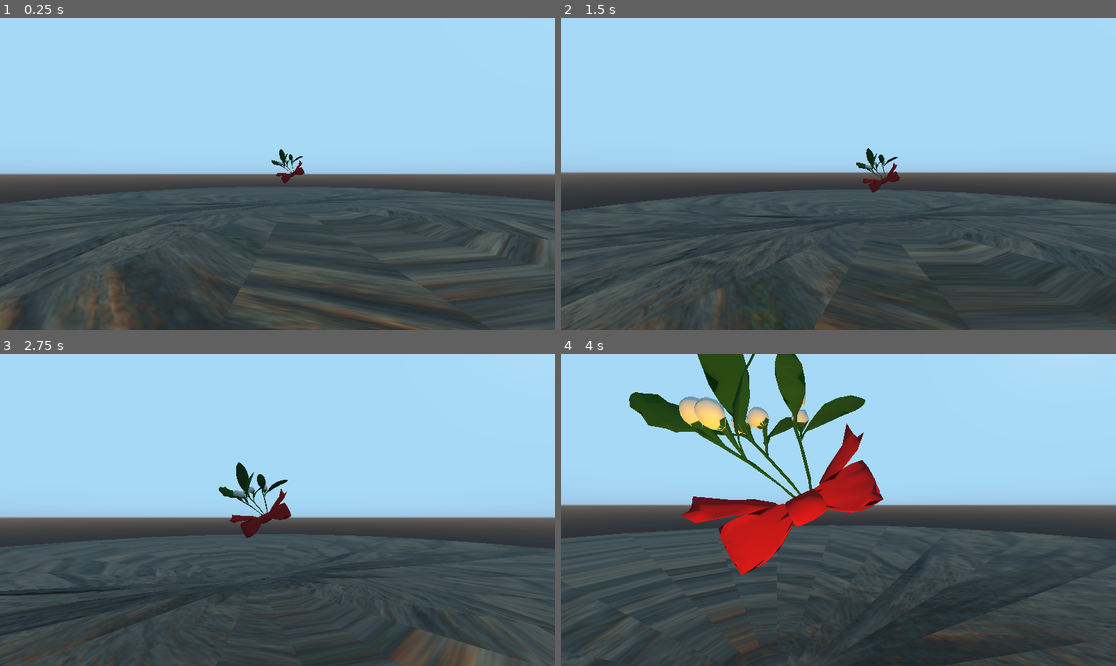
Above: before the commit, frames 1-4 (two rows, left to right).
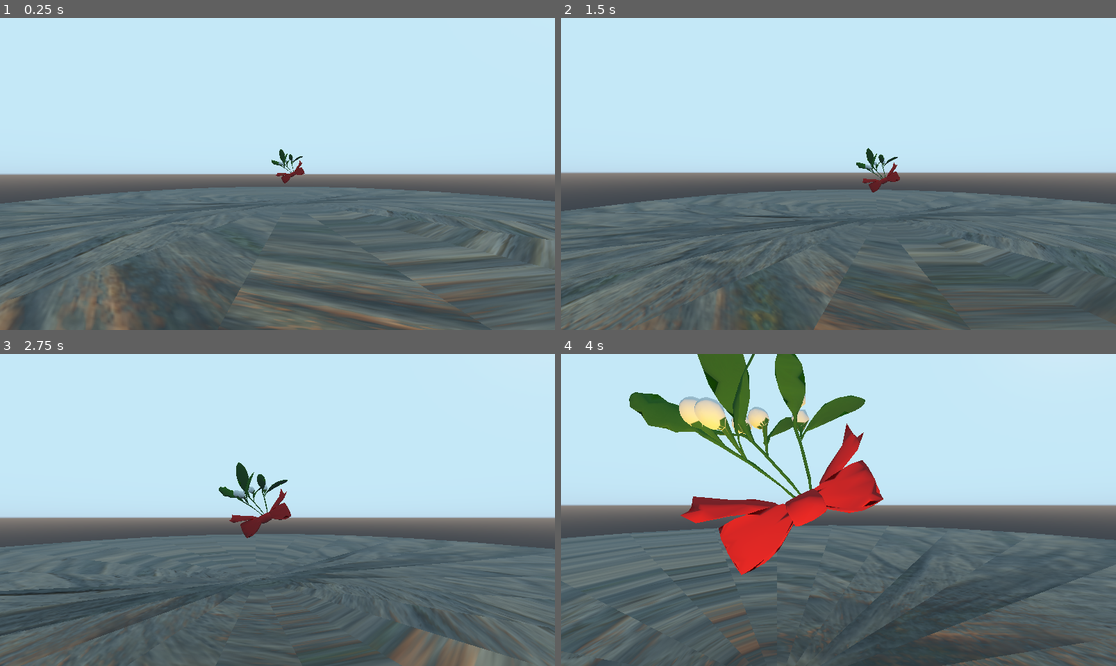
Above: after the commit, the same moments.

Repository: Keiron-Beadle/3TG_Nov_2022
Game: Godot game, scene res://FirstLevel.tscn
The game is run twice, just before and just after one commit, with the same random seed, the same clock (stepped at 60 frames per second) and the same inputs.
Inputs (mouse positions are in pixels of both pictures, inside the frame that each line leads up to):
- Up to frame 1 (0.25 s): no input
- Up to frame 2 (1.5 s): tap Enter at 0.5 s; move the mouse to (866, 174) at 0.52 s; hold W (forward) from 0.53 s (still down); click (866, 174) at 0.67 s; tap Space (jump) at 0.77 s; move the mouse to (810, 174) at 1.27 s
- Up to frame 3 (2.75 s): keep holding W (forward); tap Space (jump) at 1.52 s; move the mouse to (288, 503) at 2.02 s
- Up to frame 4 (4 s): keep holding W (forward); move the mouse to (832, 516) at 2.77 s; click (832, 516) at 2.92 s; tap Space (jump) at 3.02, 3.77 s; move the mouse to (877, 513) at 3.52 s

The runs differ from the first frame. In frame 1, 94% of the frame differs, in the area x 0-100%, y 0-100%; in frame 2, 92%; in frame 3, 94%; in frame 4, 87%.

Commit message:
Looks better but fps is a little low

Diff:
--- a/Game/FirstLevel.tscn
+++ b/Game/FirstLevel.tscn
@@ -272,6 +272,24 @@
 transform = Transform( 1, 0, 0, 0, -4.37114e-08, -1, 0, 1, -4.37114e-08, 0, 0, 0 )
 shape = SubResource( 14 )
 
+[node name="OmniLight" type="OmniLight" parent="World/Angels/Wave1/Angel1"]
+transform = Transform( 2, 0, 0, 0, 2, 0, 0, 0, 2, 0.674483, 2.23663, -0.941229 )
+layers = 2
+light_color = Color( 0.835294, 0, 0, 1 )
+light_energy = 13.105
+light_indirect_energy = 0.0
+light_specular = 0.0
+omni_attenuation = 66.2569
+
+[node name="OmniLight2" type="OmniLight" parent="World/Angels/Wave1/Angel1"]
+transform = Transform( 2, 0, 0, 0, 2, 0, 0, 0, 2, -0.720651, 2.23663, -0.941229 )
+layers = 2
+light_color = Color( 0.835294, 0, 0, 1 )
+light_energy = 13.105
+light_indirect_energy = 0.0
+light_specular = 0.0
+omni_attenuation = 66.2569
+
 [node name="Angel2" type="KinematicBody" parent="World/Angels/Wave1"]
 transform = Transform( 1, 0, 0, 0, 1, 0, 0, 0, 1, -13.2877, 61.7384, -22.6738 )
 collision_layer = 8
@@ -285,6 +303,24 @@
 transform = Transform( 1, 0, 0, 0, -4.37114e-08, -1, 0, 1, -4.37114e-08, 0, 0, 0 )
 shape = SubResource( 14 )
 
+[node name="OmniLight" type="OmniLight" parent="World/Angels/Wave1/Angel2"]
+transform = Transform( 2, 0, 0, 0, 2, 0, 0, 0, 2, 0.674483, 2.23663, -0.941229 )
+layers = 2
+light_color = Color( 0.835294, 0, 0, 1 )
+light_energy = 13.105
+light_indirect_energy = 0.0
+light_specular = 0.0
+omni_attenuation = 66.2569
+
+[node name="OmniLight2" type="OmniLight" parent="World/Angels/Wave1/Angel2"]
+transform = Transform( 2, 0, 0, 0, 2, 0, 0, 0, 2, -0.720651, 2.23663, -0.941229 )
+layers = 2
+light_color = Color( 0.835294, 0, 0, 1 )
+light_energy = 13.105
+light_indirect_energy = 0.0
+light_specular = 0.0
+omni_attenuation = 66.2569
+
 [node name="Angel3" type="KinematicBody" parent="World/Angels/Wave1"]
 transform = Transform( 1, 0, 0, 0, 1, 0, 0, 0, 1, -22.7699, 60.3645, 8.96578 )
 collision_layer = 8
@@ -298,6 +334,24 @@
 transform = Transform( 1, 0, 0, 0, -4.37114e-08, -1, 0, 1, -4.37114e-08, 0, 0, 0 )
 shape = SubResource( 14 )
 
+[node name="OmniLight" type="OmniLight" parent="World/Angels/Wave1/Angel3"]
+transform = Transform( 2, 0, 0, 0, 2, 0, 0, 0, 2, 0.674483, 2.23663, -0.941229 )
+layers = 2
+light_color = Color( 0.835294, 0, 0, 1 )
+light_energy = 13.105
+light_indirect_energy = 0.0
+light_specular = 0.0
+omni_attenuation = 66.2569
+
+[node name="OmniLight2" type="OmniLight" parent="World/Angels/Wave1/Angel3"]
+transform = Transform( 2, 0, 0, 0, 2, 0, 0, 0, 2, -0.720651, 2.23663, -0.941229 )
+layers = 2
+light_color = Color( 0.835294, 0, 0, 1 )
+light_energy = 13.105
+light_indirect_energy = 0.0
+light_specular = 0.0
+omni_attenuation = 66.2569
+
 [node name="Angel4" type="KinematicBody" parent="World/Angels/Wave1"]
 transform = Transform( 1, 0, 0, 0, 1, 0, 0, 0, 1, -21.7908, 54.9263, -9.25867 )
 collision_layer = 8
@@ -311,6 +365,24 @@
 transform = Transform( 1, 0, 0, 0, -4.37114e-08, -1, 0, 1, -4.37114e-08, 0, 0, 0 )
 shape = SubResource( 14 )
 
+[node name="OmniLight" type="OmniLight" parent="World/Angels/Wave1/Angel4"]
+transform = Transform( 2, 0, 0, 0, 2, 0, 0, 0, 2, 0.674483, 2.23663, -0.941229 )
+layers = 2
+light_color = Color( 0.835294, 0, 0, 1 )
+light_energy = 13.105
+light_indirect_energy = 0.0
+light_specular = 0.0
+omni_attenuation = 66.2569
+
+[node name="OmniLight2" type="OmniLight" parent="World/Angels/Wave1/Angel4"]
+transform = Transform( 2, 0, 0, 0, 2, 0, 0, 0, 2, -0.720651, 2.23663, -0.941229 )
+layers = 2
+light_color = Color( 0.835294, 0, 0, 1 )
+light_energy = 13.105
+light_indirect_energy = 0.0
+light_specular = 0.0
+omni_attenuation = 66.2569
+
 [node name="Angel5" type="KinematicBody" parent="World/Angels/Wave1"]
 transform = Transform( 1, 0, 0, 0, 1, 0, 0, 0, 1, -14.1005, 53.0567, 18.6225 )
 collision_layer = 8
@@ -324,6 +396,24 @@
 transform = Transform( 1, 0, 0, 0, -4.37114e-08, -1, 0, 1, -4.37114e-08, 0, 0, 0 )
 shape = SubResource( 14 )
 
+[node name="OmniLight" type="OmniLight" parent="World/Angels/Wave1/Angel5"]
+transform = Transform( 2, 0, 0, 0, 2, 0, 0, 0, 2, 0.674483, 2.23663, -0.941229 )
+layers = 2
+light_color = Color( 0.835294, 0, 0, 1 )
+light_energy = 13.105
+light_indirect_energy = 0.0
+light_specular = 0.0
+omni_attenuation = 66.2569
+
+[node name="OmniLight2" type="OmniLight" parent="World/Angels/Wave1/Angel5"]
+transform = Transform( 2, 0, 0, 0, 2, 0, 0, 0, 2, -0.720651, 2.23663, -0.941229 )
+layers = 2
+light_color = Color( 0.835294, 0, 0, 1 )
+light_energy = 13.105
+light_indirect_energy = 0.0
+light_specular = 0.0
+omni_attenuation = 66.2569
+
 [node name="Angel6" type="KinematicBody" parent="World/Angels/Wave1"]
 transform = Transform( 1, 0, 0, 0, 1, 0, 0, 0, 1, -3.21708, 53.0567, -26.3107 )
 collision_layer = 8
@@ -337,6 +427,24 @@
 transform = Transform( 1, 0, 0, 0, -4.37114e-08, -1, 0, 1, -4.37114e-08, 0, 0, 0 )
 shape = SubResource( 14 )
 
+[node name="OmniLight" type="OmniLight" parent="World/Angels/Wave1/Angel6"]
+transform = Transform( 2, 0, 0, 0, 2, 0, 0, 0, 2, 0.674483, 2.23663, -0.941229 )
+layers = 2
+light_color = Color( 0.835294, 0, 0, 1 )
+light_energy = 13.105
+light_indirect_energy = 0.0
+light_specular = 0.0
+omni_attenuation = 66.2569
+
+[node name="OmniLight2" type="OmniLight" parent="World/Angels/Wave1/Angel6"]
+transform = Transform( 2, 0, 0, 0, 2, 0, 0, 0, 2, -0.720651, 2.23663, -0.941229 )
+layers = 2
+light_color = Color( 0.835294, 0, 0, 1 )
+light_energy = 13.105
+light_indirect_energy = 0.0
+light_specular = 0.0
+omni_attenuation = 66.2569
+
 [node name="Angel7" type="KinematicBody" parent="World/Angels/Wave1"]
 transform = Transform( 1, 0, 0, 0, 1, 0, 0, 0, 1, 24.7728, 36.1298, -9.10983 )
 collision_layer = 8
@@ -350,6 +458,24 @@
 transform = Transform( 1, 0, 0, 0, -4.37114e-08, -1, 0, 1, -4.37114e-08, 0, 0, 0 )
 shape = SubResource( 14 )
 
+[node name="OmniLight" type="OmniLight" parent="World/Angels/Wave1/Angel7"]
+transform = Transform( 2, 0, 0, 0, 2, 0, 0, 0, 2, 0.674483, 2.23663, -0.941229 )
+layers = 2
+light_color = Color( 0.835294, 0, 0, 1 )
+light_energy = 13.105
+light_indirect_energy = 0.0
+light_specular = 0.0
+omni_attenuation = 66.2569
+
+[node name="OmniLight2" type="OmniLight" parent="World/Angels/Wave1/Angel7"]
+transform = Transform( 2, 0, 0, 0, 2, 0, 0, 0, 2, -0.720651, 2.23663, -0.941229 )
+layers = 2
+light_color = Color( 0.835294, 0, 0, 1 )
+light_energy = 13.105
+light_indirect_energy = 0.0
+light_specular = 0.0
+omni_attenuation = 66.2569
+
 [node name="Angel8" type="KinematicBody" parent="World/Angels/Wave1"]
 transform = Transform( 1, 0, 0, 0, 1, 0, 0, 0, 1, 22.4837, 36.1298, 13.7194 )
 collision_layer = 8
@@ -363,6 +489,24 @@
 transform = Transform( 1, 0, 0, 0, -4.37114e-08, -1, 0, 1, -4.37114e-08, 0, 0, 0 )
 shape = SubResource( 14 )
 
+[node name="OmniLight" type="OmniLight" parent="World/Angels/Wave1/Angel8"]
+transform = Transform( 2, 0, 0, 0, 2, 0, 0, 0, 2, 0.674483, 2.23663, -0.941229 )
+layers = 2
+light_color = Color( 0.835294, 0, 0, 1 )
+light_energy = 13.105
+light_indirect_energy = 0.0
+light_specular = 0.0
+omni_attenuation = 66.2569
+
+[node name="OmniLight2" type="OmniLight" parent="World/Angels/Wave1/Angel8"]
+transform = Transform( 2, 0, 0, 0, 2, 0, 0, 0, 2, -0.720651, 2.23663, -0.941229 )
+layers = 2
+light_color = Color( 0.835294, 0, 0, 1 )
+light_energy = 13.105
+light_indirect_energy = 0.0
+light_specular = 0.0
+omni_attenuation = 66.2569
+
 [node name="Wave2" type="Spatial" parent="World/Angels"]
 
 [node name="Angel9" type="KinematicBody" parent="World/Angels/Wave2"]
@@ -378,6 +522,24 @@
 transform = Transform( 1, 0, 0, 0, -4.37114e-08, -1, 0, 1, -4.37114e-08, 0, 0, 0 )
 shape = SubResource( 14 )
 
+[node name="OmniLight" type="OmniLight" parent="World/Angels/Wave2/Angel9"]
+transform = Transform( 2, 0, 0, 0, 2, 0, 0, 0, 2, 0.674483, 2.23663, -0.941229 )
+layers = 2
+light_color = Color( 0.835294, 0, 0, 1 )
+light_energy = 13.105
+light_indirect_energy = 0.0
+light_specular = 0.0
+omni_attenuation = 66.2569
+
+[node name="OmniLight2" type="OmniLight" parent="World/Angels/Wave2/Angel9"]
+transform = Transform( 2, 0, 0, 0, 2, 0, 0, 0, 2, -0.720651, 2.23663, -0.941229 )
+layers = 2
+light_color = Color( 0.835294, 0, 0, 1 )
+light_energy = 13.105
+light_indirect_energy = 0.0
+light_specular = 0.0
+omni_attenuation = 66.2569
+
 [node name="Angel10" type="KinematicBody" parent="World/Angels/Wave2"]
 transform = Transform( 1, 0, 0, 0, 1, 0, 0, 0, 1, 8.37646, -41.4261, -26.4026 )
 collision_layer = 8
@@ -391,6 +553,24 @@
 transform = Transform( 1, 0, 0, 0, -4.37114e-08, -1, 0, 1, -4.37114e-08, 0, 0, 0 )
 shape = SubResource( 14 )
 
+[node name="OmniLight" type="OmniLight" parent="World/Angels/Wave2/Angel10"]
+transform = Transform( 2, 0, 0, 0, 2, 0, 0, 0, 2, 0.674483, 2.23663, -0.941229 )
+layers = 2
+light_color = Color( 0.835294, 0, 0, 1 )
+light_energy = 13.105
+light_indirect_energy = 0.0
+light_specular = 0.0
+omni_attenuation = 66.2569
+
+[node name="OmniLight2" type="OmniLight" parent="World/Angels/Wave2/Angel10"]
+transform = Transform( 2, 0, 0, 0, 2, 0, 0, 0, 2, -0.720651, 2.23663, -0.941229 )
+layers = 2
+light_color = Color( 0.835294, 0, 0, 1 )
+light_energy = 13.105
+light_indirect_energy = 0.0
+light_specular = 0.0
+omni_attenuation = 66.2569
+
 [node name="Angel11" type="KinematicBody" parent="World/Angels/Wave2"]
 transform = Transform( 1, 0, 0, 0, 1, 0, 0, 0, 1, 20.3009, -41.4261, -15.2575 )
 collision_layer = 8
@@ -404,6 +584,24 @@
 transform = Transform( 1, 0, 0, 0, -4.37114e-08, -1, 0, 1, -4.37114e-08, 0, 0, 0 )
 shape = SubResource( 14 )
 
+[node name="OmniLight" type="OmniLight" parent="World/Angels/Wave2/Angel11"]
+transform = Transform( 2, 0, 0, 0, 2, 0, 0, 0, 2, 0.674483, 2.23663, -0.941229 )
+layers = 2
+light_color = Color( 0.835294, 0, 0, 1 )
+light_energy = 13.105
+light_indirect_energy = 0.0
+light_specular = 0.0
+omni_attenuation = 66.2569
+
+[node name="OmniLight2" type="OmniLight" parent="World/Angels/Wave2/Angel11"]
+transform = Transform( 2, 0, 0, 0, 2, 0, 0, 0, 2, -0.720651, 2.23663, -0.941229 )
+layers = 2
+light_color = Color( 0.835294, 0, 0, 1 )
+light_energy = 13.105
+light_indirect_energy = 0.0
+light_specular = 0.0
+omni_attenuation = 66.2569
+
 [node name="Angel12" type="KinematicBody" parent="World/Angels/Wave2"]
 transform = Transform( 1, 0, 0, 0, 1, 0, 0, 0, 1, -23.3567, -41.4261, -16.0164 )
 collision_layer = 8
@@ -417,6 +615,24 @@
 transform = Transform( 1, 0, 0, 0, -4.37114e-08, -1, 0, 1, -4.37114e-08, 0, 0, 0 )
 shape = SubResource( 14 )
 
+[node name="OmniLight" type="OmniLight" parent="World/Angels/Wave2/Angel12"]
+transform = Transform( 2, 0, 0, 0, 2, 0, 0, 0, 2, 0.674483, 2.23663, -0.941229 )
+layers = 2
+light_color = Color( 0.835294, 0, 0, 1 )
+light_energy = 13.105
+light_indirect_energy = 0.0
+light_specular = 0.0
+omni_attenuation = 66.2569
+
+[node name="OmniLight2" type="OmniLight" parent="World/Angels/Wave2/Angel12"]
+transform = Transform( 2, 0, 0, 0, 2, 0, 0, 0, 2, -0.720651, 2.23663, -0.941229 )
+layers = 2
+light_color = Color( 0.835294, 0, 0, 1 )
+light_energy = 13.105
+light_indirect_energy = 0.0
+light_specular = 0.0
+omni_attenuation = 66.2569
+
 [node name="Angel13" type="KinematicBody" parent="World/Angels/Wave2"]
 transform = Transform( 1, 0, 0, 0, 1, 0, 0, 0, 1, -25.4466, -41.4261, 3.87207 )
 collision_layer = 8
@@ -430,6 +646,24 @@
 transform = Transform( 1, 0, 0, 0, -4.37114e-08, -1, 0, 1, -4.37114e-08, 0, 0, 0 )
 shape = SubResource( 14 )
 
+[node name="OmniLight" type="OmniLight" parent="World/Angels/Wave2/Angel13"]
+transform = Transform( 2, 0, 0, 0, 2, 0, 0, 0, 2, 0.674483, 2.23663, -0.941229 )
+layers = 2
+light_color = Color( 0.835294, 0, 0, 1 )
+light_energy = 13.105
+light_indirect_energy = 0.0
+light_specular = 0.0
+omni_attenuation = 66.2569
+
+[node name="OmniLight2" type="OmniLight" parent="World/Angels/Wave2/Angel13"]
+transform = Transform( 2, 0, 0, 0, 2, 0, 0, 0, 2, -0.720651, 2.23663, -0.941229 )
+layers = 2
+light_color = Color( 0.835294, 0, 0, 1 )
+light_energy = 13.105
+light_indirect_energy = 0.0
+light_specular = 0.0
+omni_attenuation = 66.2569
+
 [node name="Angel14" type="KinematicBody" parent="World/Angels/Wave2"]
 transform = Transform( 1, 0, 0, 0, 1, 0, 0, 0, 1, -18.7235, -41.4261, 16.8157 )
 collision_layer = 8
@@ -443,6 +677,24 @@
 transform = Transform( 1, 0, 0, 0, -4.37114e-08, -1, 0, 1, -4.37114e-08, 0, 0, 0 )
 shape = SubResource( 14 )
 
+[node name="OmniLight" type="OmniLight" parent="World/Angels/Wave2/Angel14"]
+transform = Transform( 2, 0, 0, 0, 2, 0, 0, 0, 2, 0.674483, 2.23663, -0.941229 )
+layers = 2
+light_color = Color( 0.835294, 0, 0, 1 )
+light_energy = 13.105
+light_indirect_energy = 0.0
+light_specular = 0.0
+omni_attenuation = 66.2569
+
+[node name="OmniLight2" type="OmniLight" parent="World/Angels/Wave2/Angel14"]
+transform = Transform( 2, 0, 0, 0, 2, 0, 0, 0, 2, -0.720651, 2.23663, -0.941229 )
+layers = 2
+light_color = Color( 0.835294, 0, 0, 1 )
+light_energy = 13.105
+light_indirect_energy = 0.0
+light_specular = 0.0
+omni_attenuation = 66.2569
+
 [node name="Angel15" type="KinematicBody" parent="World/Angels/Wave2"]
 transform = Transform( 1, 0, 0, 0, 1, 0, 0, 0, 1, 10.9029, -41.4261, 23.694 )
 collision_layer = 8
@@ -456,6 +708,24 @@
 transform = Transform( 1, 0, 0, 0, -4.37114e-08, -1, 0, 1, -4.37114e-08, 0, 0, 0 )
 shape = SubResource( 14 )
 
+[node name="OmniLight" type="OmniLight" parent="World/Angels/Wave2/Angel15"]
+transform = Transform( 2, 0, 0, 0, 2, 0, 0, 0, 2, 0.674483, 2.23663, -0.941229 )
+layers = 2
+light_color = Color( 0.835294, 0, 0, 1 )
+light_energy = 13.105
+light_indirect_energy = 0.0
+light_specular = 0.0
+omni_attenuation = 66.2569
+
+[node name="OmniLight2" type="OmniLight" parent="World/Angels/Wave2/Angel15"]
+transform = Transform( 2, 0, 0, 0, 2, 0, 0, 0, 2, -0.720651, 2.23663, -0.941229 )
+layers = 2
+light_color = Color( 0.835294, 0, 0, 1 )
+light_energy = 13.105
+light_indirect_energy = 0.0
+light_specular = 0.0
+omni_attenuation = 66.2569
+
 [node name="Angel16" type="KinematicBody" parent="World/Angels/Wave2"]
 transform = Transform( 1, 0, 0, 0, 1, 0, 0, 0, 1, 23.9412, -41.4063, 1.48535 )
 collision_layer = 8
@@ -468,6 +738,24 @@
 [node name="CollisionShape" type="CollisionShape" parent="World/Angels/Wave2/Angel16"]
 transform = Transform( 1, 0, 0, 0, -4.37114e-08, -1, 0, 1, -4.37114e-08, 0, 0, 0 )
 shape = SubResource( 14 )
+
+[node name="OmniLight" type="OmniLight" parent="World/Angels/Wave2/Angel16"]
+transform = Transform( 2, 0, 0, 0, 2, 0, 0, 0, 2, 0.674483, 2.23663, -0.941229 )
+layers = 2
+light_color = Color( 0.835294, 0, 0, 1 )
+light_energy = 13.105
+light_indirect_energy = 0.0
+light_specular = 0.0
+omni_attenuation = 66.2569
+
+[node name="OmniLight2" type="OmniLight" parent="World/Angels/Wave2/Angel16"]
+transform = Transform( 2, 0, 0, 0, 2, 0, 0, 0, 2, -0.720651, 2.23663, -0.941229 )
+layers = 2
+light_color = Color( 0.835294, 0, 0, 1 )
+light_energy = 13.105
+light_indirect_energy = 0.0
+light_specular = 0.0
+omni_attenuation = 66.2569
 
 [node name="Lights" type="Spatial" parent="."]
 
--- a/Game/default_env.tres
+++ b/Game/default_env.tres
@@ -8,6 +8,23 @@
 [resource]
 background_mode = 2
 background_sky = SubResource( 1 )
+fog_color = Color( 0.321569, 0.321569, 0.321569, 1 )
+fog_sun_color = Color( 0.141176, 0.105882, 0.768627, 1 )
+fog_sun_amount = 0.97
+fog_depth_end = 75.6
+fog_depth_curve = 0.615571
+fog_transmit_curve = 0.965936
+tonemap_mode = 1
+tonemap_exposure = 1.15
+tonemap_white = 1.24
 auto_exposure_scale = 0.78
 auto_exposure_min_luma = 0.0
 auto_exposure_max_luma = 7.63
+dof_blur_far_distance = 21.51
+dof_blur_far_transition = 9.99
+dof_blur_far_amount = 0.09
+glow_enabled = true
+glow_intensity = 0.2
+glow_strength = 1.05
+glow_hdr_threshold = 1.04
+glow_hdr_luminance_cap = 4.75
